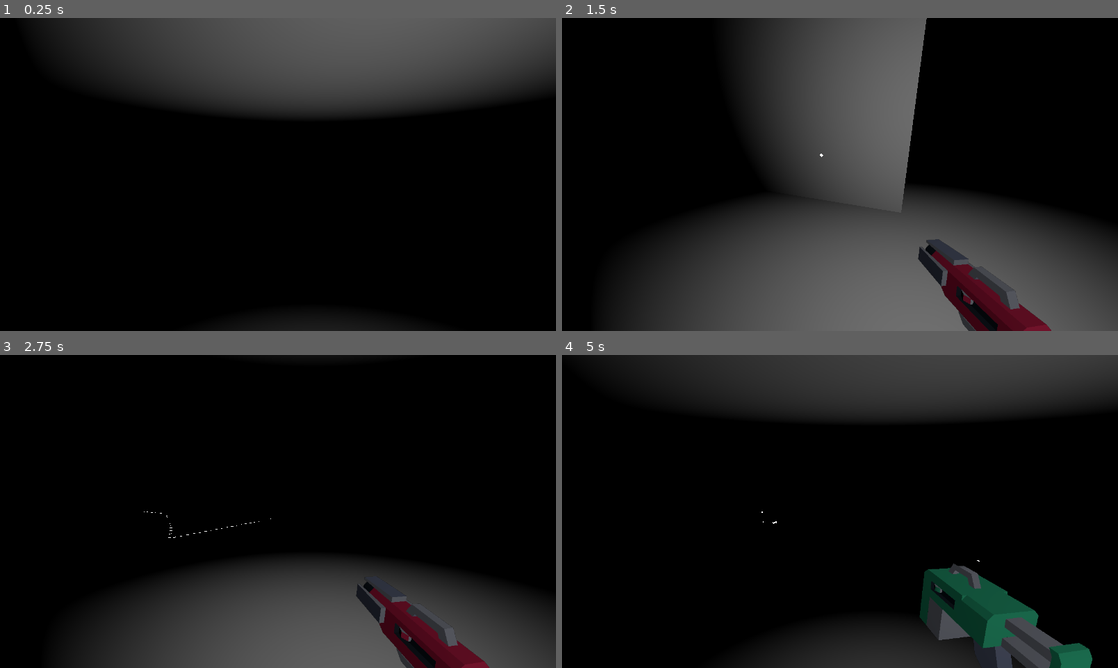
Above: before the commit, frames 1-4 (two rows, left to right).
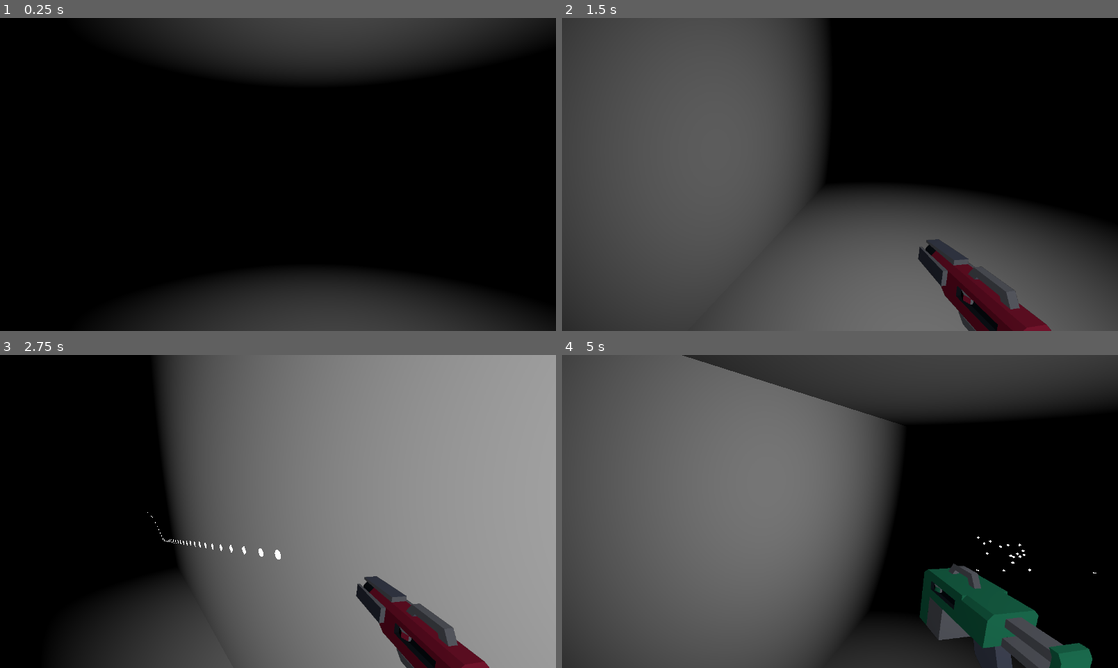
Above: after the commit, the same moments.

Repository: i-ideamama/DungeonEscape
Game: Godot game, scene res://Misc/Testing/3D_DungeonGen.tscn
Same seed, same stepped clock (60 frames per second), same inputs: the game is played once before the commit and once after it.
Inputs (mouse positions are in pixels of both pictures, inside the frame that each line leads up to):
- Up to frame 1 (0.25 s): no input
- Up to frame 2 (1.5 s): tap Enter (ui_accept) at 0.5, 0.77 s; move the mouse to (962, 158) at 0.52 s; hold D (move_right) 0.53-1.28 s; hold Q (scan) 0.53-1.28 s; click (962, 158) at 0.67 s; move the mouse to (812, 174) at 1.27 s; hold S (move_back) from 1.28 s (still down); tap E (change_blaster) at 1.35 s
- Up to frame 3 (2.75 s): tap Enter (ui_accept) at 1.52 s; tap Q (scan) at 1.55 s; move the mouse to (289, 505) at 2.02 s; release S (move_back) at 2.03 s; hold D (move_right) from 2.03 s (still down); hold Q (scan) from 2.03 s (still down); tap W (move_front) at 2.1 s
- Up to frame 4 (5 s): move the mouse to (834, 517) at 2.77 s; release Q (scan) at 2.78 s; tap Q (scan) at 2.85, 4.55 s; tap Enter (ui_accept) at 3.02, 3.77, 4.52 s; move the mouse to (878, 514) at 3.52 s; release D (move_right) at 3.53 s; hold Q (scan) 3.53-4.28 s; hold A (move_left) from 3.53 s (still down); move the mouse to (795, 508) at 4.27 s; tap E (change_blaster) at 4.35 s

The runs differ from the first frame. In frame 1, 33% of the frame differs, in the area x 8-100%, y 0-100%; in frame 2, 45%; in frame 3, 61%, in the area x 25-100%, y 0-100%; in frame 4, 53%.

Commit message:
feat: made spike traps

Diff:
--- a/Misc/Testing/3D_DungeonGen.gd
+++ b/Misc/Testing/3D_DungeonGen.gd
@@ -41,9 +41,10 @@
 	do_the_gen()
 	player = player_scene.instantiate()
 	get_parent().add_child.call_deferred(player)
-	player.position = Vector3(room_pos_list[0].x ,-1,room_pos_list[0].z)
+	player.position = Vector3(room_pos_list[1].x ,-1,room_pos_list[1].z)
 
 	trap = trap_scene.instantiate()
+
 	get_parent().add_child.call_deferred(trap)
 	trap.position = Vector3(room_pos_list[0].x ,-1.5,room_pos_list[0].z)
 
--- a/Misc/Testing/Player.gd
+++ b/Misc/Testing/Player.gd
@@ -4,7 +4,6 @@
 const SPEED = 10.0
 const JUMP_VELOCITY = 4.5
 
-# Get the gravity from the project settings to be synced with RigidBody nodes.
 var gravity = ProjectSettings.get_setting("physics/3d/default_gravity")
 
 @onready var neck := $Neck
@@ -77,10 +76,15 @@
 		set_spray_blastet()
 
 	for ray in $Neck/Camera3D.get_children():
-		if((ray.get_collider()!=null) and (last_dot_id<max_dots)):
-			if (ray.get_collider() is CSGCombiner3D):
+		var col = ray.get_collider()
+		if((col!=null) and (last_dot_id<max_dots)):
+			if ((col is CSGCombiner3D) or (col is StaticBody3D)):
 				instance_dot(last_dot_id, ray.get_collision_point(), ray.get_collision_normal())
 				last_dot_id+=1
+			if (col is StaticBody3D):
+				if(col.get_parent().get_parent().name=="Trap"):
+					col.get_parent().get_parent().make_visible()
+
 
 func set_blaster():
 	for c in $SubViewport/WeaponCamera.get_children():
@@ -108,13 +112,9 @@
 
 func _physics_process(delta) -> void:
 
-
-
-	# Add the gravity.
 	if not is_on_floor():
 		velocity.y -= gravity * delta
 
-	# Handle jump.
 	if Input.is_action_just_pressed("ui_accept") and is_on_floor():
 		velocity.y = JUMP_VELOCITY
 
--- a/Scenes/Player.tscn
+++ b/Scenes/Player.tscn
@@ -35,22 +35,27 @@
 
 [node name="ray1" type="RayCast3D" parent="Neck/Camera3D"]
 transform = Transform3D(4.37114e-08, 0, 1, 0, -1, 0, -1, 0, 4.37114e-08, 0, -0.18424, 0)
+enabled = false
 target_position = Vector3(5, 0, 0)
 
 [node name="ray2" type="RayCast3D" parent="Neck/Camera3D"]
 transform = Transform3D(4.37114e-08, 0, 1, 0, -1, 0, -1, 0, 4.37114e-08, 0, -0.18424, 0)
+enabled = false
 target_position = Vector3(5, 0, 0)
 
 [node name="ray3" type="RayCast3D" parent="Neck/Camera3D"]
 transform = Transform3D(4.37114e-08, 0, 1, 0, -1, 0, -1, 0, 4.37114e-08, 0, -0.18424, 0)
+enabled = false
 target_position = Vector3(5, 0, 0)
 
 [node name="ray4" type="RayCast3D" parent="Neck/Camera3D"]
 transform = Transform3D(4.37114e-08, 0, 1, 0, -1, 0, -1, 0, 4.37114e-08, 0, -0.18424, 0)
+enabled = false
 target_position = Vector3(5, 0, 0)
 
 [node name="ray5" type="RayCast3D" parent="Neck/Camera3D"]
 transform = Transform3D(4.37114e-08, 0, 1, 0, -1, 0, -1, 0, 4.37114e-08, 0, -0.18424, 0)
+enabled = false
 target_position = Vector3(5, 0, 0)
 
 [node name="MeshInstance3D" type="MeshInstance3D" parent="."]
--- a/Scenes/Trap.tscn
+++ b/Scenes/Trap.tscn
@@ -1,15 +1,34 @@
-[gd_scene load_steps=3 format=3 uid="uid://do7drhs8570wx"]
+[gd_scene load_steps=6 format=3 uid="uid://do7drhs8570wx"]
 
 [ext_resource type="PackedScene" uid="uid://c6thmaqb6o5na" path="res://Assets/DungeonAssets/trap.glb" id="1_o5bg7"]
+[ext_resource type="Script" path="res://Scripts/Trap.gd" id="2_vighs"]
 
 [sub_resource type="BoxShape3D" id="BoxShape3D_u45n6"]
-size = Vector3(0.8, 3, 0.8)
+size = Vector3(0.624936, 0.116009, 0.8)
+
+[sub_resource type="StandardMaterial3D" id="StandardMaterial3D_6q3aq"]
+
+[sub_resource type="StandardMaterial3D" id="StandardMaterial3D_2w7dk"]
+albedo_color = Color(0.757931, 1.37173e-06, 9.62615e-08, 1)
+emission_enabled = true
+emission = Color(0.703691, 1.20327e-06, 2.88785e-07, 1)
 
 [node name="Trap" instance=ExtResource("1_o5bg7")]
 transform = Transform3D(2.5, 0, 0, 0, 2.5, 0, 0, 0, 2.5, 0, 0, 0)
+script = ExtResource("2_vighs")
 
 [node name="Area3D" type="Area3D" parent="." index="0"]
 
 [node name="CollisionShape3D" type="CollisionShape3D" parent="Area3D" index="0"]
-transform = Transform3D(1, 0, 0, 0, 1, 0, 0, 0, 1, 0, 1.5, 0)
+transform = Transform3D(1, 0, 0, 0, 1, 0, 0, 0, 1, -0.0036881, 0.0522709, 0)
 shape = SubResource("BoxShape3D_u45n6")
+
+[node name="trap" parent="." index="1"]
+surface_material_override/0 = SubResource("StandardMaterial3D_6q3aq")
+
+[node name="spikes" parent="trap" index="0"]
+transform = Transform3D(1, 0, 0, 0, 1, 0, 0, 0, 1, 0, -0.15, 0)
+surface_material_override/0 = SubResource("StandardMaterial3D_2w7dk")
+
+[connection signal="body_entered" from="Area3D" to="." method="_on_area_3d_body_entered"]
+[connection signal="body_exited" from="Area3D" to="." method="_on_area_3d_body_exited"]
--- a/Scenes/enemy.tscn
+++ b/Scenes/enemy.tscn
@@ -11,6 +11,7 @@
 [sub_resource type="CapsuleShape3D" id="CapsuleShape3D_vwgi6"]
 
 [sub_resource type="BoxShape3D" id="BoxShape3D_l1gi2"]
+size = Vector3(3, 1, 3)
 
 [node name="Enemy" type="CharacterBody3D"]
 script = ExtResource("1_sj6cd")
@@ -29,3 +30,5 @@
 [node name="CollisionShape3D" type="CollisionShape3D" parent="Area3D"]
 transform = Transform3D(2, 0, 0, 0, 2, 0, 0, 0, 2, 0, 0, 0)
 shape = SubResource("BoxShape3D_l1gi2")
+
+[connection signal="body_entered" from="Area3D" to="." method="_on_area_3d_body_entered"]
--- a/Scripts/Enemy.gd
+++ b/Scripts/Enemy.gd
@@ -9,7 +9,11 @@
 var timer : Timer
 var direction : Vector3
 
+@onready var ray := $RayCast3D
 var ray_cast_mag = 5
+
+var chasing_player = false
+var player_pos
 
 func _ready():
 	create_random_timer()
@@ -25,10 +29,21 @@
 	timer.start(wait_time)
 
 func _physics_process(delta) -> void:
-	if $RayCast3D.is_colliding():
-		random_timer_timeout()
+
+	if ray.is_colliding():
+		if(ray.get_collider().name == "Player"):
+			chasing_player = true
+
+		if(ray.get_collider() is CSGCombiner3D):
+			# handle changing direction and stuff
+			random_timer_timeout()
 
 	$RayCast3D.target_position = direction*ray_cast_mag
+
+	var target_pos
+	if(chasing_player):
+		target_pos = get_parent().get_node("Player").position
+		direction = global_position.direction_to(target_pos)
 
 	if direction:
 		velocity.x = direction.x * SPEED
@@ -41,3 +56,12 @@
 func random_timer_timeout() -> void:
 	timer.wait_time = randi_range(lower_random_interval, upper_random_interval)
 	direction = Vector3(randf_range(-1.0,1.0),0,randf_range(-1.0,1.0))
+
+
+func _on_area_3d_body_entered(body):
+	if(body.name == "Player"):
+		player_pos = body.global_position
+		ray.target_position = player_pos
+		#if(ray.is_colliding()):
+		#	if(ray.get_collider().name == "Player"):
+		#chasing_player = true
--- /dev/null
+++ b/Scripts/Trap.gd
@@ -0,0 +1,18 @@
+extends Node3D
+
+
+func _ready():
+	$trap/spikes.visible = false
+
+func _on_area_3d_body_entered(body):
+	if(body.name == "Player"):
+		$trap/spikes.visible = true
+		$AnimationPlayer.play("show")
+
+
+func _on_area_3d_body_exited(body):
+	if(body.name == "Player"):
+		$AnimationPlayer.play("hide")
+
+func make_visible():
+	$trap/spikes.visible = true
